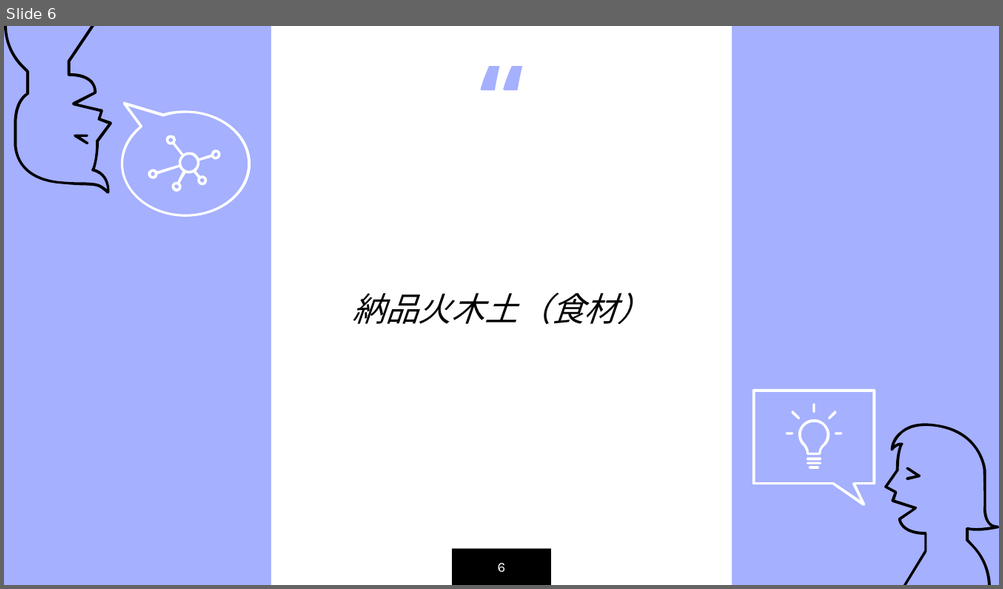
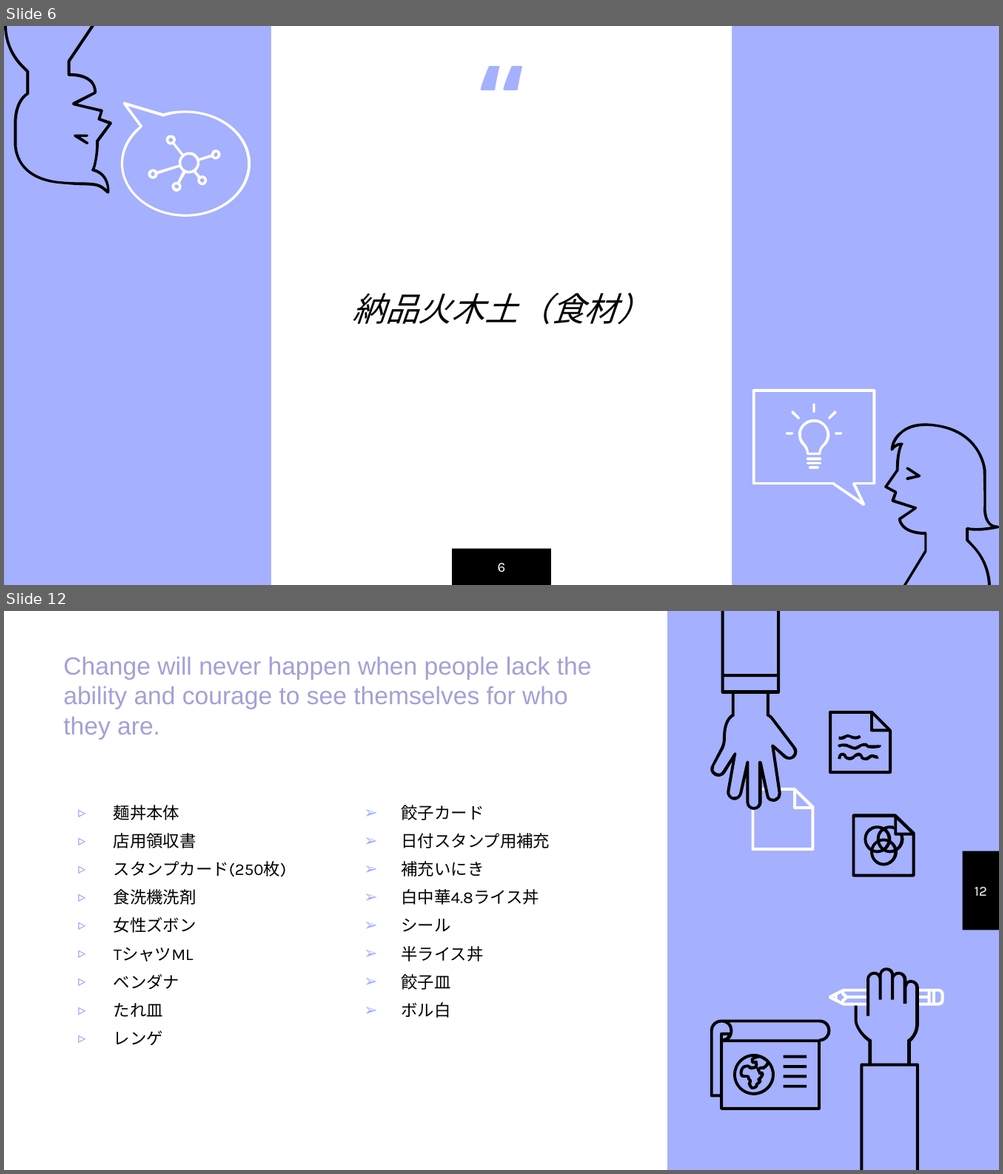
Before and after one commit to trungdung70199/Shifuto, a slide deck: Order.pptx. Shown one above the other, each under a label of ours: slide 6 before the commit, slides 6 and 12 after it; the slides between them are not shown. The pictures are 1003x589 and 1003x1174 pixels, drawn with LibreOffice and Linux fonts; fonts in the diff are those of the drawing. Boxes give left, top, right and bottom in pixels: in the first picture for what was removed or moved away, otherwise in the second. Text is boxed around its words. In the diff, an @@ line names an element or a change of style, - is before the commit and + after.

```diff
--- a/Order.pptx
+++ b/Order.pptx
@@ slide 12 added at [4, 611, 999, 1170], background #A5B0FE @@
@@ rectangle added at [4, 611, 667, 1170], fill #FFFFFF @@
@@ group added at [710, 611, 914, 877]: 13 freeform shapes @@
@@ text added at [63, 657, 592, 739], 18 pt, text #A2A1D7 @@
+Change will never happen when people lack the ability and courage to see themselves for who they are.
@@ text added at [114, 805, 286, 1045], 12 pt, text #000000 @@
+▹ 麺丼本体
+▹ 店用領収書
+▹ スタンプカード(250枚)
+▹ 食洗機洗剤
+▹ 女性ズボン
+▹ TシャツML
+▹ ベンダナ
+▹ たれ皿
+▹ レンゲ
@@ text added at [401, 805, 550, 1018], 12 pt, text #000000 @@
+➢ 餃子カード
+➢ 日付スタンプ用補充
+➢ 補充いにき
+➢ 白中華4.8ライス丼
+➢ シール
+➢ 半ライス丼
+➢ 餃子皿
+➢ ボル白
@@ rectangle added at [962, 851, 999, 931], fill #000000 @@
@@ page number added at [974, 887, 987, 896], 10 pt, text #FFFFFF @@
+12
@@ group added at [710, 968, 944, 1170]: 5 freeform shapes, 4 rectangles @@
```
Also in this commit, not shown: 13 slides changed, 11 other slides added.
